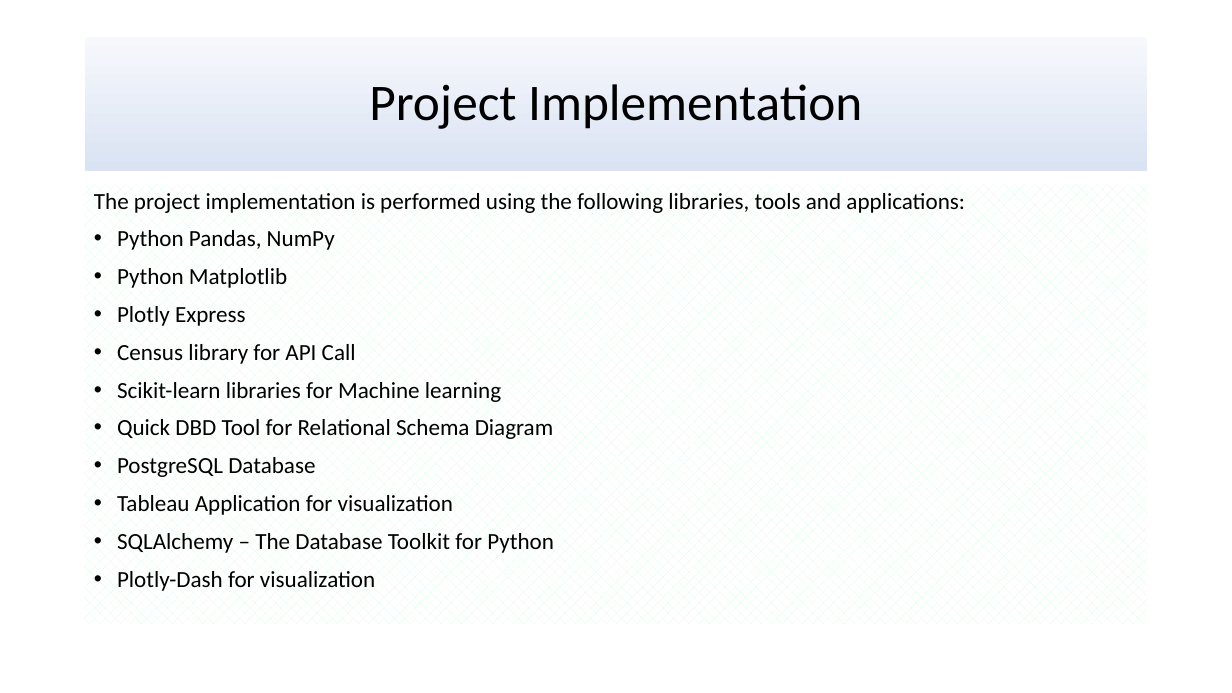
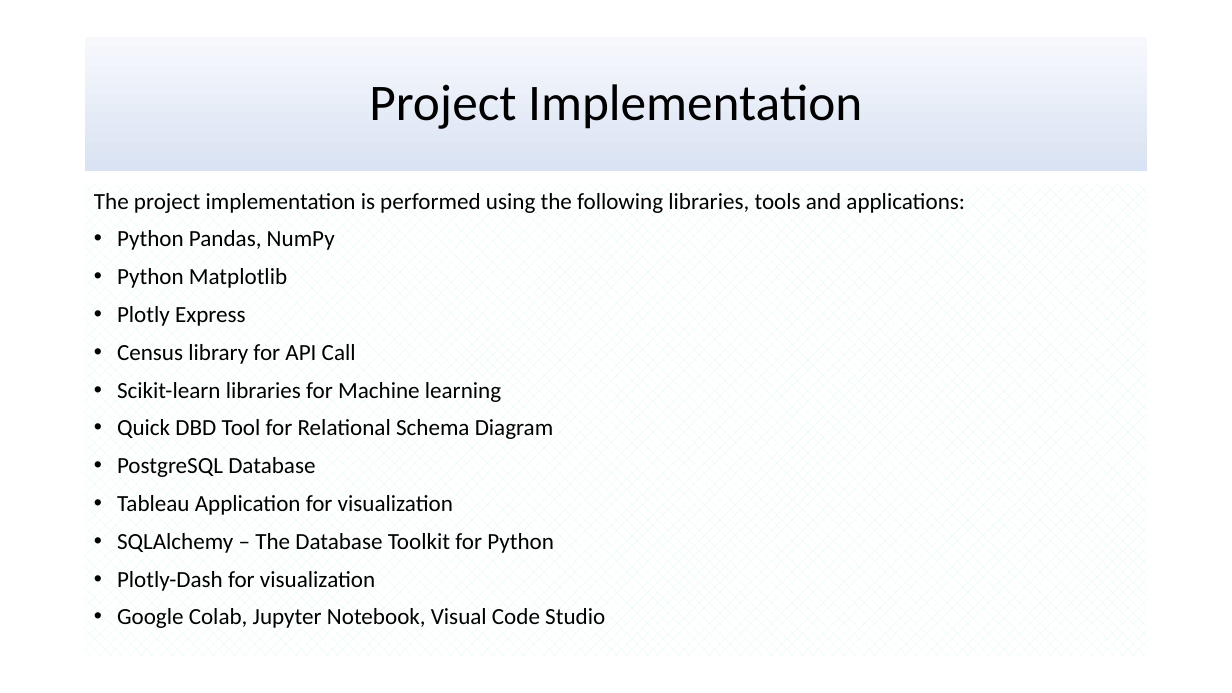
Before and after one commit to uzmabb182/Data_602_Final_Project, a slide deck: slide 4 of Presentation_Data_602.pptx. Drawn at 1232x693 pixels with LibreOffice and Linux fonts; fonts in the diff are those of the drawing. Boxes give left, top, right and bottom in pixels: in the first picture for what was removed or moved away, otherwise in the second. Text is boxed around its words. In the diff, an @@ line names an element or a change of style, - is before the commit and + after.

```diff
--- a/Presentation_Data_602.pptx
+++ b/Presentation_Data_602.pptx
@@ text at [117,608,605,628]: paragraph added @@
+• Google Colab, Jupyter Notebook, Visual Code Studio
```
